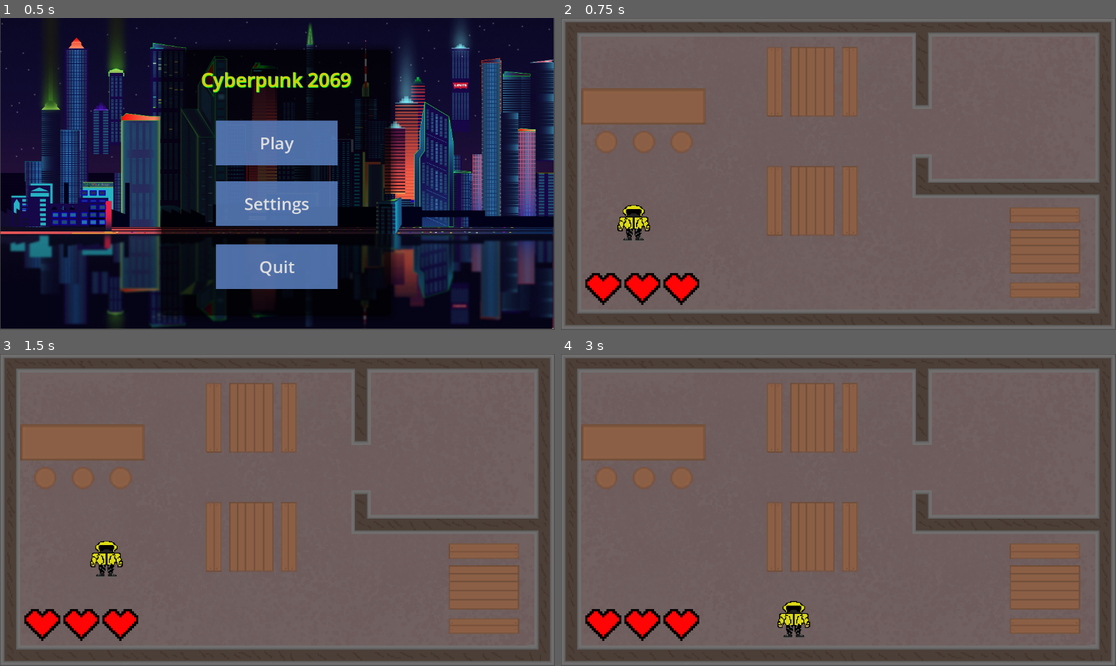
Above: before the commit, frames 1-4 (two rows, left to right).
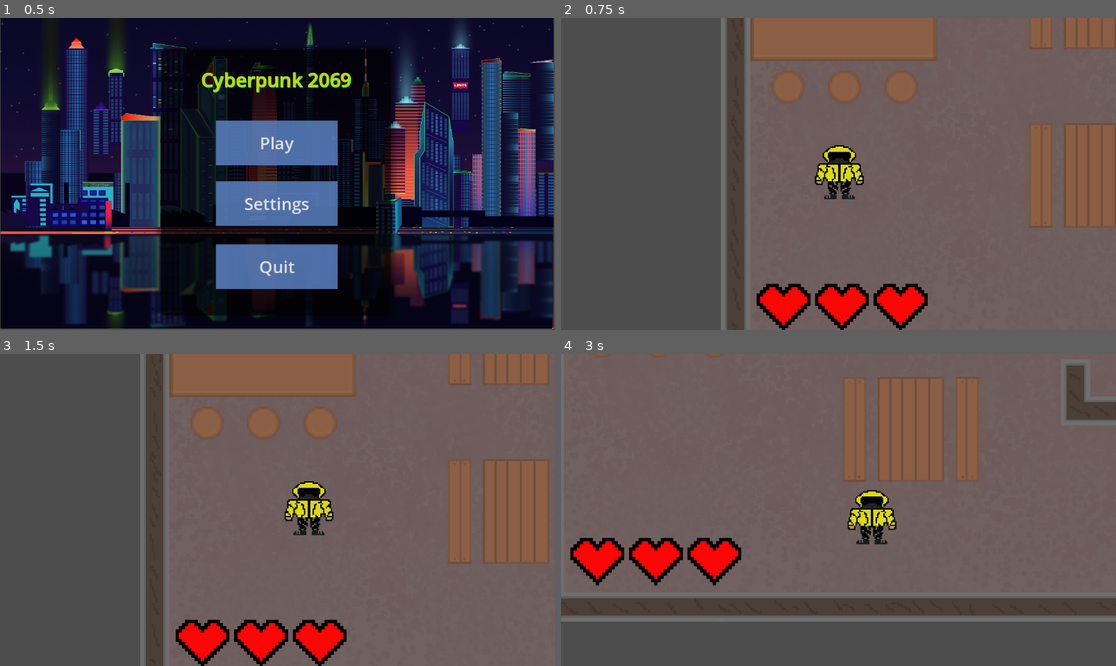
Above: after the commit, the same moments.

Repository: liketaurus/SE-practice-template
Game: Godot game, scene res://Scenes/menu.tscn
Same seed, same stepped clock (60 frames per second), same inputs: the game is played once before the commit and once after it.
Inputs:
- Up to frame 1 (0.5 s): no input
- Up to frame 2 (0.75 s): click "Play" at 0.5 s
- Up to frame 3 (1.5 s): tap Enter at 1.25 s; hold D from 1.28 s (still down); hold Shift from 1.28 s (still down)
- Up to frame 4 (3 s): release D at 2.03 s; release Shift at 2.03 s; hold S 2.03-2.78 s; tap Shift at 2.1 s; hold D from 2.78 s (still down); hold Shift from 2.78 s (still down)

Frame 1 is identical in both runs. In frame 2, 54% of the frame differs, in the area x 0-100%, y 0-100%; in frame 3, 52%; in frame 4, 44%.

Commit message:
player

Diff:
--- a/src/Cyberpunk2069/Scenes/player.tscn
+++ b/src/Cyberpunk2069/Scenes/player.tscn
@@ -4,17 +4,31 @@
 [ext_resource type="Texture2D" uid="uid://d1kk42q3uo7ro" path="res://Textures/Player.png" id="2_1g23g"]
 
 [sub_resource type="CapsuleShape2D" id="CapsuleShape2D_cnkmm"]
-radius = 6.0
-height = 20.0
+radius = 26.0
+height = 66.0
 
 [node name="Player" type="CharacterBody2D"]
 script = ExtResource("1_nlplg")
 
 [node name="Player" type="Sprite2D" parent="."]
-position = Vector2(353, 351)
+position = Vector2(365, 309)
 scale = Vector2(0.192203, 0.192203)
 texture = ExtResource("2_1g23g")
 
 [node name="CollisionShape2D" type="CollisionShape2D" parent="."]
-position = Vector2(353, 377)
+position = Vector2(365, 315)
 shape = SubResource("CapsuleShape2D_cnkmm")
+
+[node name="Camera2D" type="Camera2D" parent="."]
+position = Vector2(364, 314)
+zoom = Vector2(1.5, 1.5)
+limit_top = 0
+limit_right = 1150
+position_smoothing_enabled = true
+position_smoothing_speed = 10.0
+drag_horizontal_enabled = true
+drag_vertical_enabled = true
+drag_left_margin = 0.05
+drag_top_margin = 0.05
+drag_right_margin = 0.05
+drag_bottom_margin = 0.05
